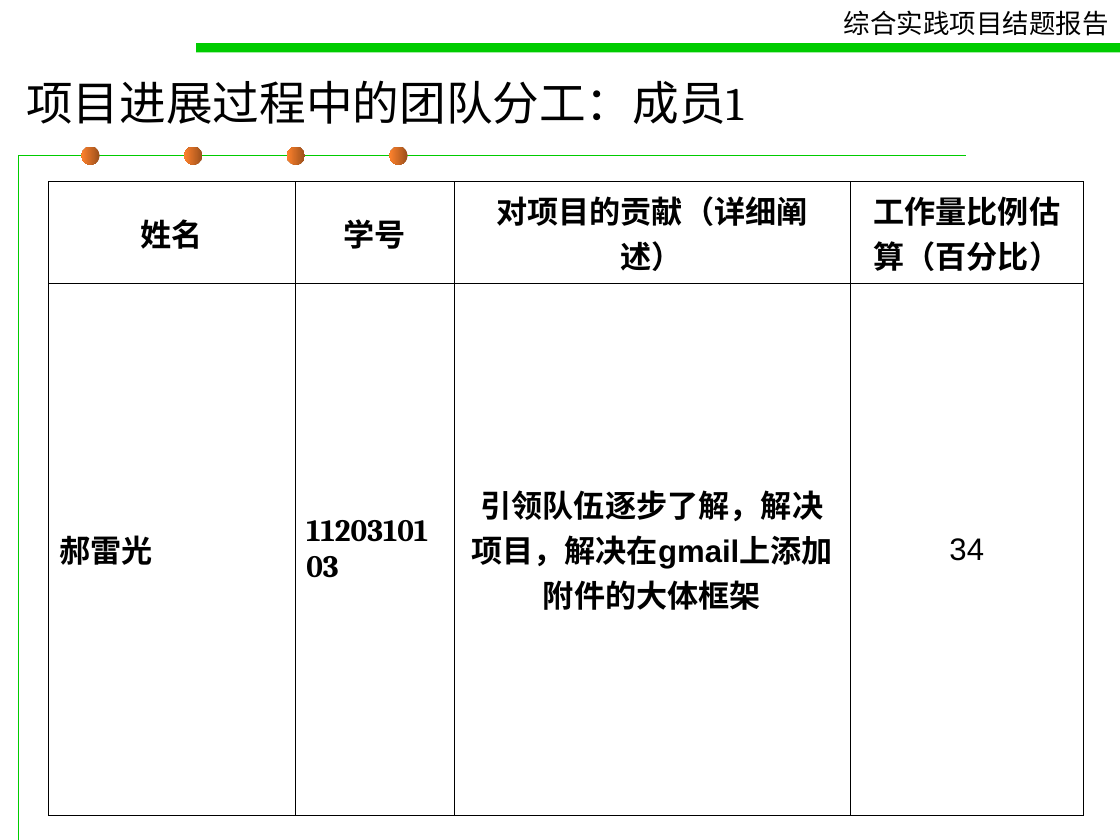
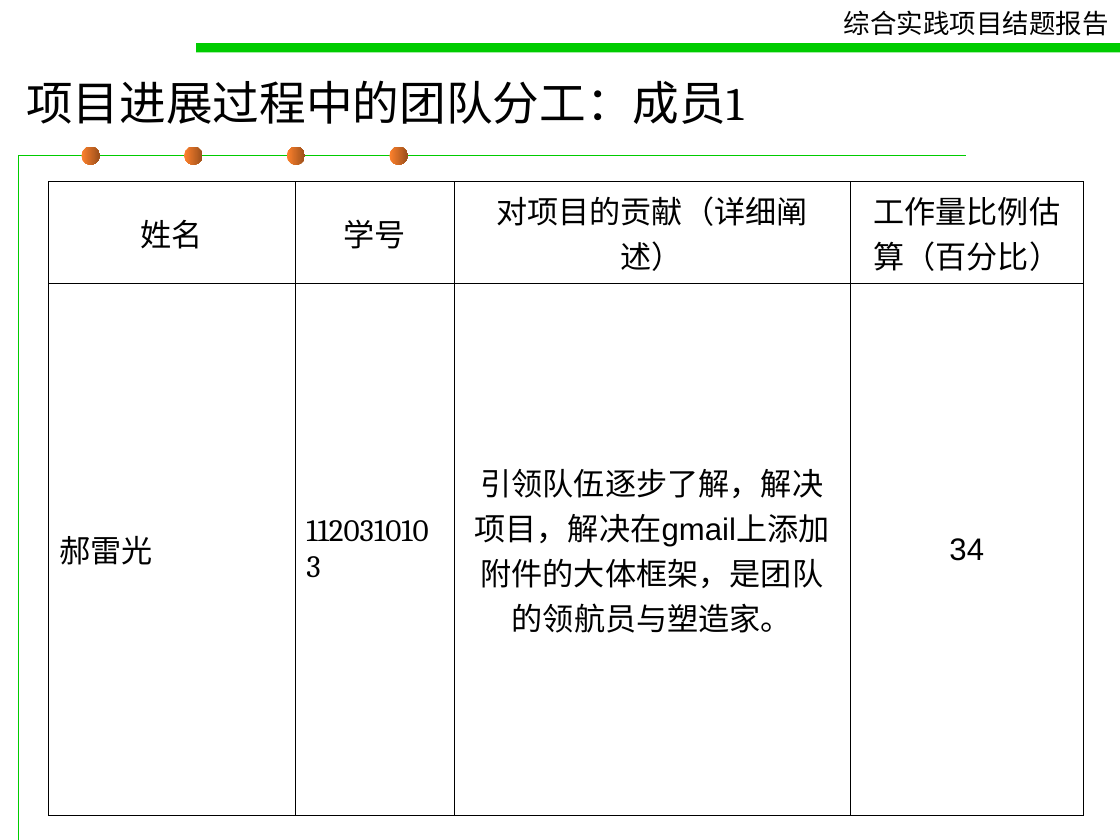
Before and after one commit to pokerG/Gmail-attachment-extension, a slide deck: slide 6 of doc/concludingreport.ppt. Drawn at 1120x840 pixels with LibreOffice and Linux fonts; fonts in the diff are those of the drawing. Boxes give left, top, right and bottom in pixels: in the first picture for what was removed or moved away, otherwise in the second. Text is boxed around its words. In the diff, an @@ line names an element or a change of style, - is before the commit and + after.

```diff
--- a/doc/concludingreport.ppt
+++ b/doc/concludingreport.ppt
@@ fill gradient #9B4F1B to #FF822D to gradient #FF822D to #9B4F1B in 4 elements at [82,147,100,165], [184,147,202,165], [287,147,305,165], [390,147,408,165] @@
@@ table at [48,181,1083,799] @@
-row 2, column 3: 引领队伍逐步了解，解决项目，解决在gmail上添加附件的大体框架
+row 2, column 3: 引领队伍逐步了解，解决项目，解决在gmail上添加附件的大体框架，是团队的领航员与塑造家。
@@ bold off in "姓名", "学号", "对项目的贡献（详细阐述）", "工作量比例估算（百分比）" and 2 more places @@
```
Also in this commit, not shown: 25 other slides changed, 3 slides added.
